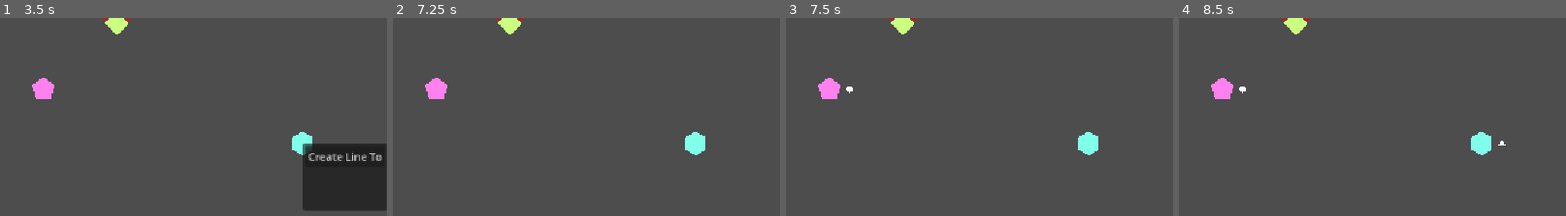
Above: before the commit, frames 1-4 (left to right).
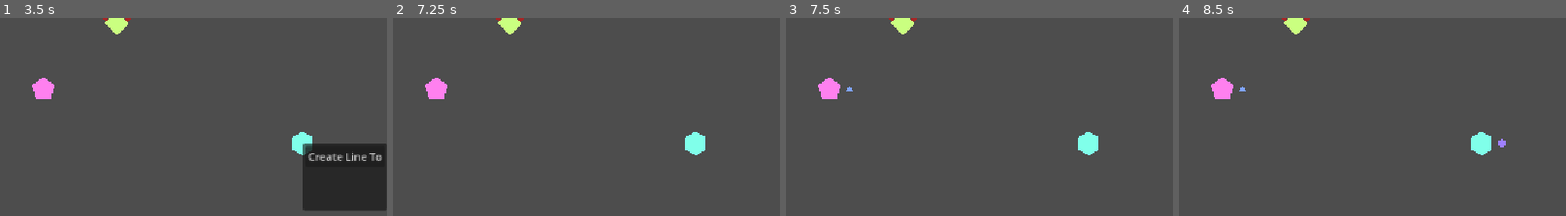
Above: after the commit, the same moments.

Repository: 9thAzure/CarbonCommuter
Game: Godot game, scene res://main/main.tscn
Same seed, same stepped clock (60 frames per second), same inputs: the game is played once before the commit and once after it.
Inputs (mouse positions are % of the whole screen's width and height, from its top left):
- Up to frame 1 (3.5 s): tap Enter at 0.5, 2 s; move the mouse to (72, 49) at 0.52 s; click (72, 49) at 0.67 s; tap Space at 1.25, 2.75 s; move the mouse to (30, 60) at 1.27 s; click (30, 60) at 1.42 s; move the mouse to (60, 31) at 2.02 s; click (60, 31) at 2.17 s; move the mouse to (45, 77) at 2.77 s; click (45, 77) at 2.92 s
- Up to frame 2 (7.25 s): click "Create Line To" at 3.5 s; click "X" at 4.25 s; tap Enter at 5 s; move the mouse to (80, 71) at 5.02 s; click (80, 71) at 5.17 s; tap Space at 5.75 s; move the mouse to (20, 38) at 5.77 s; click (20, 38) at 5.92 s; move the mouse to (55, 55) at 6.52 s; click (55, 55) at 6.67 s
- Up to frame 3 (7.5 s): move the mouse to (35, 27) at 7.27 s; click (35, 27) at 7.42 s
- Up to frame 4 (8.5 s): move the mouse to (72, 49) at 8.02 s; click (72, 49) at 8.17 s
The pictures show only the part of the screen within x 6-56%, y 50-100%; the shares and areas given below are measured in that part.

Frames 1-2 are identical in both runs. In frame 3, less than 0.1% of the frame differs, in the area x 15-18%, y 34-39%; in frame 4, 0.1%, in the area x 15-85%, y 34-66%.

Commit message:
Updated passengers to be pathFollow2D nodes and to reflect the color of their target station

Diff:
--- a/passengers/passenger.gd
+++ b/passengers/passenger.gd
@@ -1,31 +1,25 @@
-extends Area2D
+extends PathFollow2D
 class_name Passenger
 
 @export_range(0.1, 10, 0.1, "or_greater")
 var icon_size := 5.0
 
-@export
-var icon_color := Color.WHITE
+#@export
+#var icon_color := Color.WHITE
 
-@export_range(0, 10, 1, "or_greater")
-var passenger_type := 0
+#@export_range(0, 10, 1, "or_greater")
+var passenger_type := -1
 
 var station_traffic := 0
 
 func _draw() -> void:
-	var collision_shape : Shape2D
+	var color := Station.stations[passenger_type].icon_color
 	if passenger_type == 0:
-		draw_circle(Vector2.ZERO, icon_size, icon_color)
-		collision_shape = CircleShape2D.new()
-		collision_shape.radius = icon_size
-		get_node("CollisionShape2D").shape = collision_shape
+		draw_circle(Vector2.ZERO, icon_size, color)
 		return
 
 	var shape := create_regular(passenger_type + 2, icon_size * 1.2)
-	draw_colored_polygon(shape, icon_color)
-	collision_shape = ConvexPolygonShape2D.new()
-	collision_shape.points = shape
-	get_node("CollisionShape2D").shape = collision_shape
+	draw_colored_polygon(shape, color)
 
 func create_regular(vertices_count: int, size: float) -> PackedVector2Array:
 	assert(vertices_count >= 3)
--- a/passengers/passenger.tscn
+++ b/passengers/passenger.tscn
@@ -2,7 +2,5 @@
 
 [ext_resource type="Script" uid="uid://dwwfjb17iut0u" path="res://passengers/passenger.gd" id="1_1b4v4"]
 
-[node name="Passenger" type="Area2D"]
+[node name="Passenger" type="PathFollow2D"]
 script = ExtResource("1_1b4v4")
-
-[node name="CollisionShape2D" type="CollisionShape2D" parent="."]
--- a/transport/station/station.gd
+++ b/transport/station/station.gd
@@ -75,15 +75,17 @@
 	print("Station Traffic" + str(station_traffic))
 
 func spawn_passenger():
-	var passenger = passenger_scene.instantiate()
+	var passenger := passenger_scene.instantiate()
 	print(passenger.position.x)
 	passenger.position.x = 30 + 20 * (station_traffic)
 	passenger.position.y = 0
 	print(passenger.position.x)
 	print(position.x)
-	passenger.passenger_type = randi_range(0, 2)
-	while (passenger.passenger_type == station_type):
-		passenger.passenger_type = randi_range(0, 2)
+
+	passenger.passenger_type = station_type
+	while passenger.passenger_type == station_type:
+		passenger.passenger_type = randi_range(0, stations.size() - 1)
+
 	add_child(passenger)
 	add_traffic()
 	print(passenger.position.x)
